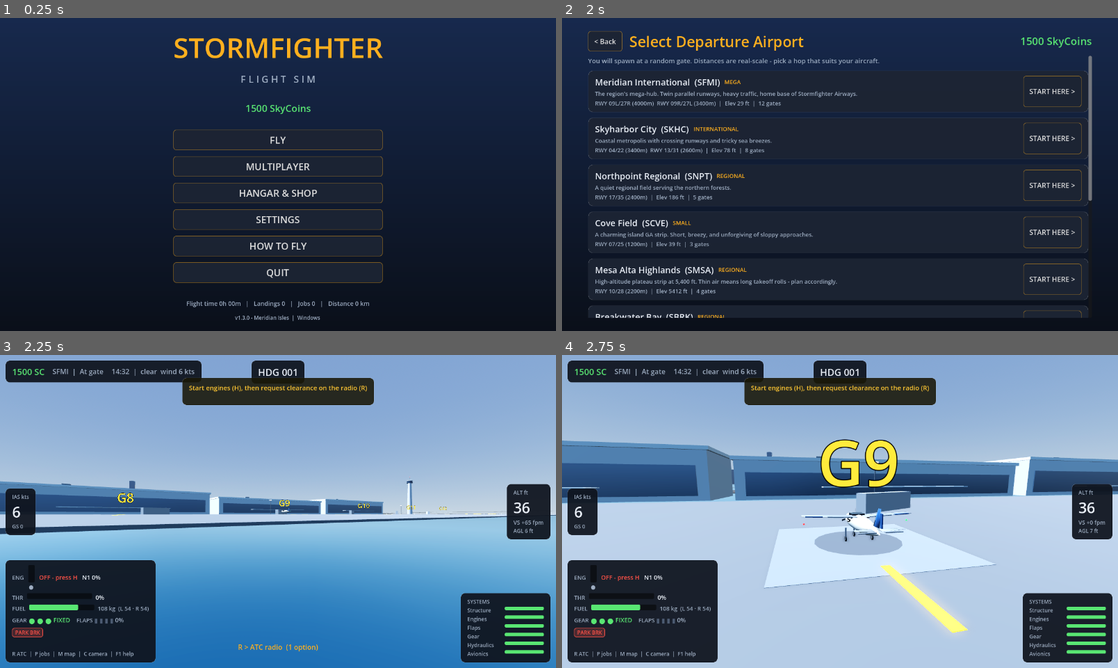
Above: before the commit, frames 1-4 (two rows, left to right).
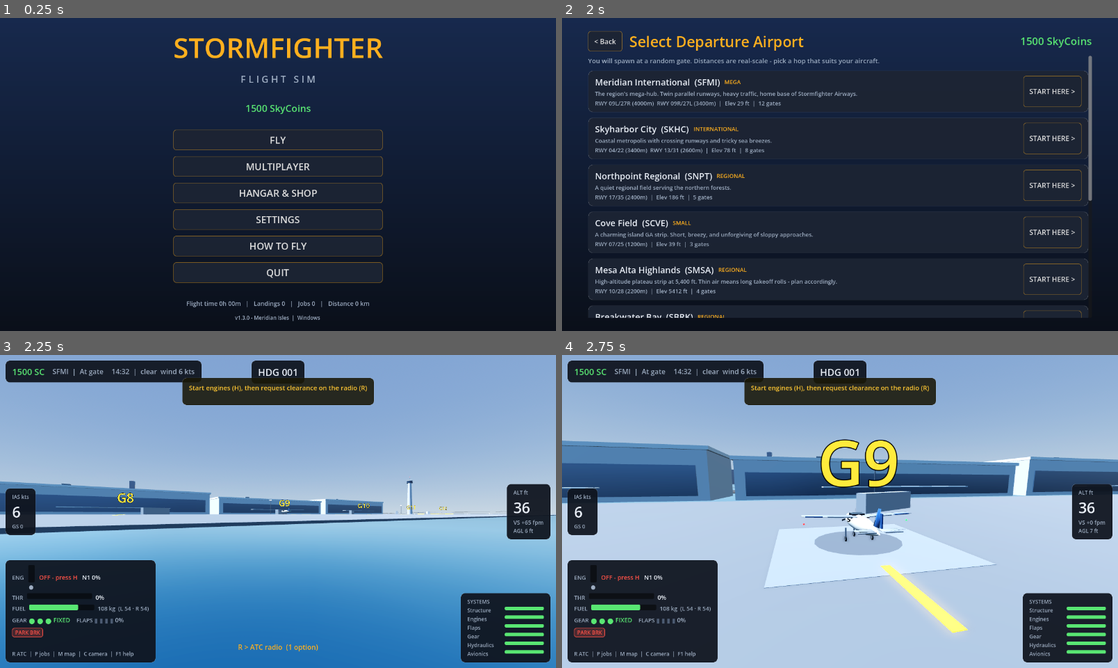
Above: after the commit, the same moments.

Repository: hardcoregamingsyle/stormflight-sim
Game: Godot game, scene res://scenes/Main.tscn
The game is run twice, just before and just after one commit, with the same random seed, the same clock (stepped at 60 frames per second) and the same inputs.
Inputs:
- Up to frame 1 (0.25 s): no input
- Up to frame 2 (2 s): click "FLY" at 0.5 s; click "SELECT >" at 1.25 s
- Up to frame 3 (2.25 s): click "START HERE >" at 2 s
- Up to frame 4 (2.75 s): no input

Frames 1-2 are identical in both runs. In frame 3, less than 0.1% of the frame differs, in the area x 0-100%, y 40-57%; in frame 4, less than 0.1%.

Commit message:
Fix rudder-flips-aircraft-on-ground (unstable ground handling)
Root cause: nosewheel steering allowed up to 62 deg at low speed, so a
rudder tap commanded a violent pivot; during that hard yaw the main wheels
put large lateral tire forces in at ground level (below the CG), and with
the modeled CG high over the wheel track it rolled the aircraft right over.

- GearSystem: nosewheel steering is now gentle (<=18 deg, tightening with
  speed) with a squared response for fine control near centre.
- Aircraft: while on the gear, actively keep the wings level and damp the
  roll rate. Only the ROLL axis is touched, so pitch (takeoff rotation) and
  yaw (steering) stay fully pilot-controlled; disabled once airborne.
- Relaxed the cartwheel-crash threshold so a normal lean in a turn no longer
  instant-crashes (true inversion still does).
- Smoketest now holds full rudder at taxi speed and FAILS the build if the
  aircraft over-banks (>35 deg) or flips - so CI catches this regression.

Diff:
--- a/core/flight/Aircraft.gd
+++ b/core/flight/Aircraft.gd
@@ -412,6 +412,17 @@
 		EventBus.landed.emit(gear.touchdown_fpm, quality)
 		Sfx.play("touchdown", clampf(gear.touchdown_fpm / 800.0, 0.2, 1.0))
 
+	# Ground roll stability: sitting on the gear, keep the wings level and damp
+	# the roll rate so hard nosewheel steering or braking can't tip the aircraft
+	# over. ONLY the roll axis is touched - pitch (takeoff rotation) and yaw
+	# (nosewheel steering) stay entirely under the pilot's control.
+	if gear.on_ground and not cfg.is_helicopter():
+		var right := global_transform.basis.x
+		var bank := asin(clampf(-right.y, -1.0, 1.0))          # rad, + = right wing low
+		var roll_rate := (basis_inv * angular_velocity).z
+		var tq_roll := bank * mass * 12.0 - roll_rate * mass * 7.0
+		apply_torque(global_transform.basis * Vector3(0.0, 0.0, tq_roll))
+
 	# Pushback tug
 	if pushback_active:
 		if not gear.on_ground or get_ias() > 3.0:
@@ -459,7 +470,7 @@
 	if not crashed:
 		if up_dot < 0.05 and (get_contact_count() > 0 or agl < 2.0):
 			crash("Flipped over")
-		elif up_dot < 0.5 and get_contact_count() > 0 and linear_velocity.length() > 8.0:
+		elif up_dot < 0.35 and get_contact_count() > 0 and linear_velocity.length() > 12.0:
 			crash("Wing strike - cartwheeled")
 
 	# --- Damage / stress ---
--- a/core/flight/GearSystem.gd
+++ b/core/flight/GearSystem.gd
@@ -164,8 +164,13 @@
 		# Local ground-plane axes, with nose-wheel steering
 		var fwd: Vector3 = -xf.basis.z
 		if wh.is_nose:
-			var max_steer: float = deg_to_rad(lerpf(62.0, 7.0, clampf(v_contact.length() / 42.0, 0.0, 1.0)))
-			fwd = fwd.rotated(n.normalized(), -steer_input * max_steer)
+			# Rudder-pedal nosewheel steering: gentle so a tap can't pivot the
+			# aircraft violently (that hard yaw is what used to roll it over).
+			# Max deflection is modest and tightens further with speed; the
+			# squared response gives fine control near centre.
+			var max_steer: float = deg_to_rad(lerpf(18.0, 4.0, clampf(v_contact.length() / 20.0, 0.0, 1.0)))
+			var steer: float = steer_input * absf(steer_input)
+			fwd = fwd.rotated(n.normalized(), -steer * max_steer)
 		var long_dir: Vector3 = (fwd - n * fwd.dot(n)).normalized()
 		var lat_dir: Vector3 = long_dir.cross(n).normalized()
 
--- a/ui/Main.gd
+++ b/ui/Main.gd
@@ -219,6 +219,33 @@
 	# reads live input every frame)
 	var is_heli := p.cfg.is_helicopter()
 	var vr_kts := p.cfg.stall_speed_clean * Atmosphere.MS_TO_KTS * 1.18
+
+	# --- Ground-handling regression guard: full rudder at taxi speed must NOT
+	# flip or wildly over-bank the aircraft (the rudder-flip bug). ---
+	if not is_heli:
+		p.ctl_throttle = 0.4
+		Input.action_press("yaw_right", 1.0)
+		var max_ground_bank := 0.0
+		for _gs in 210:
+			await get_tree().physics_frame
+			max_ground_bank = maxf(max_ground_bank, absf(p.get_bank()))
+			if p.crashed or not p.gear.on_ground:
+				break
+		Input.action_release("yaw_right")
+		print("SMOKETEST ground-steer: max_bank=%.1f deg ias=%.1f kts crashed=%s" % [max_ground_bank, p.get_ias_kts(), str(p.crashed)])
+		if p.crashed or max_ground_bank > 35.0:
+			print("SMOKETEST FAIL: rudder flipped / over-banked the aircraft on the ground (bank=%.1f)" % max_ground_bank)
+			Game.return_to_menu()
+			await get_tree().create_timer(0.5).timeout
+			get_tree().quit(1)
+			return
+		# Re-line-up for the takeoff run
+		p.global_position = ((rw.e1 as Vector3) - w.origin_offset()) + dir3 * 80.0 + Vector3(0, p.gear.spawn_height() + 0.05, 0)
+		p.rotation = Vector3(0, -atan2(dir3.x, -dir3.z), 0)
+		p.linear_velocity = Vector3.ZERO
+		p.angular_velocity = Vector3.ZERO
+		p.ctl_throttle = 1.0
+
 	if not is_heli:
 		Input.action_press("pitch_up", 0.25)
 	var ap_engaged := false
